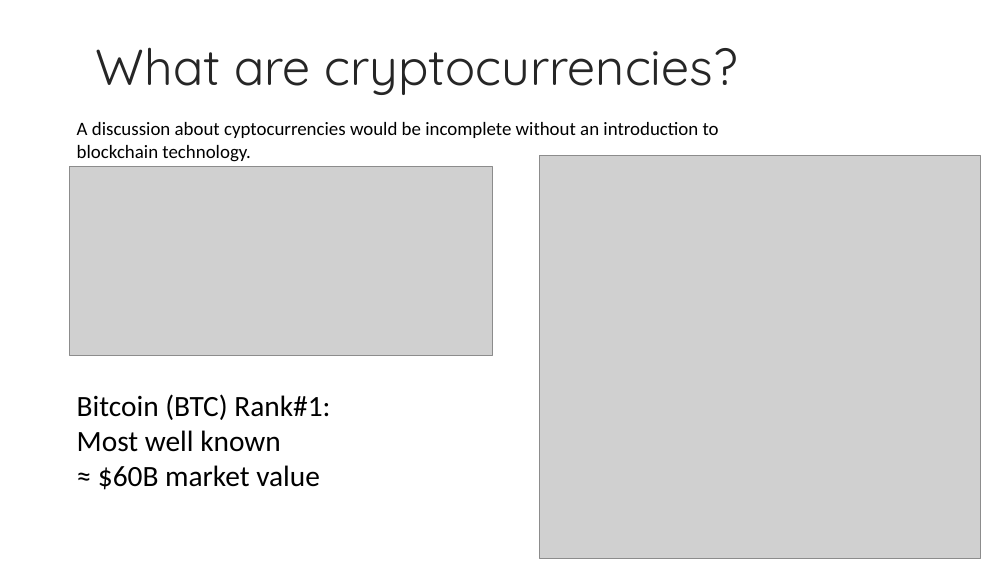
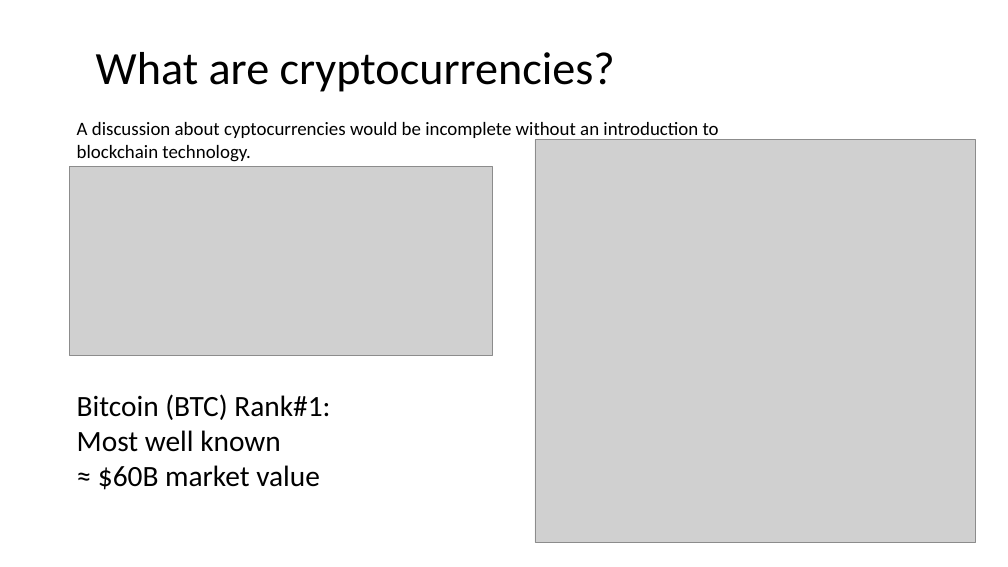
Before and after one commit to kevzha/CryptoAnalysis, a slide deck: slide 2 of Crypto Presentation.ppt. Drawn at 1008x567 pixels with LibreOffice and Linux fonts; fonts in the diff are those of the drawing; grey boxes stand for pictures; background and template pictures are left out. Boxes give left, top, right and bottom in pixels: in the first picture for what was removed or moved away, otherwise in the second. Text is boxed around its words. In the diff, an @@ line names an element or a change of style, - is before the commit and + after.

```diff
--- a/Crypto Presentation.ppt
+++ b/Crypto Presentation.ppt
@@ title "What are cryptocurrencies?" at (x1=96, y1=52, x2=615, y2=92): size 48 to 44 pt, font Quicksand to Calibri, text colour #262626 to #000000 @@
@@ picture moved from (x1=540, y1=155, x2=980, y2=558) to (x1=535, y1=140, x2=976, y2=543) @@
```
Also in this commit, not shown: 10 other slides changed, 3 other files.
